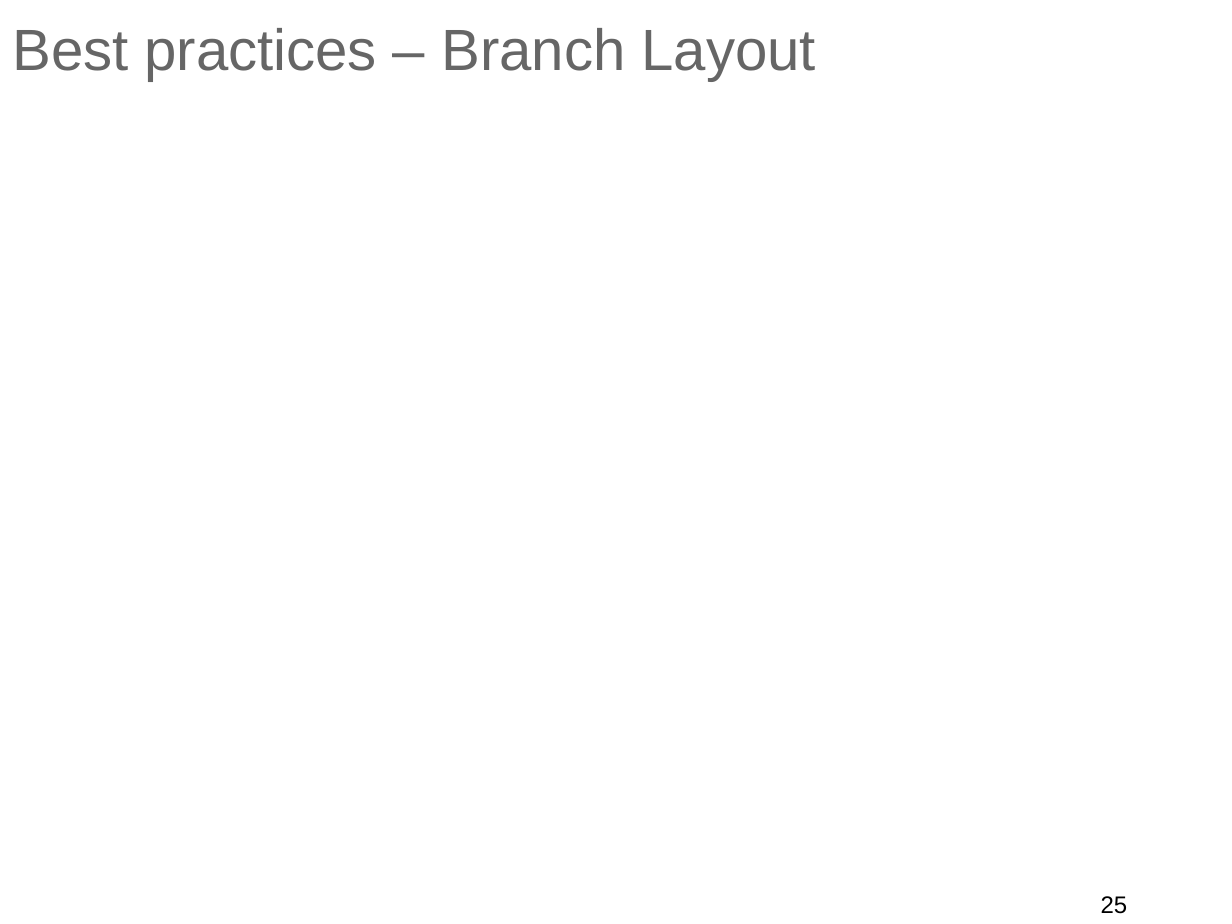
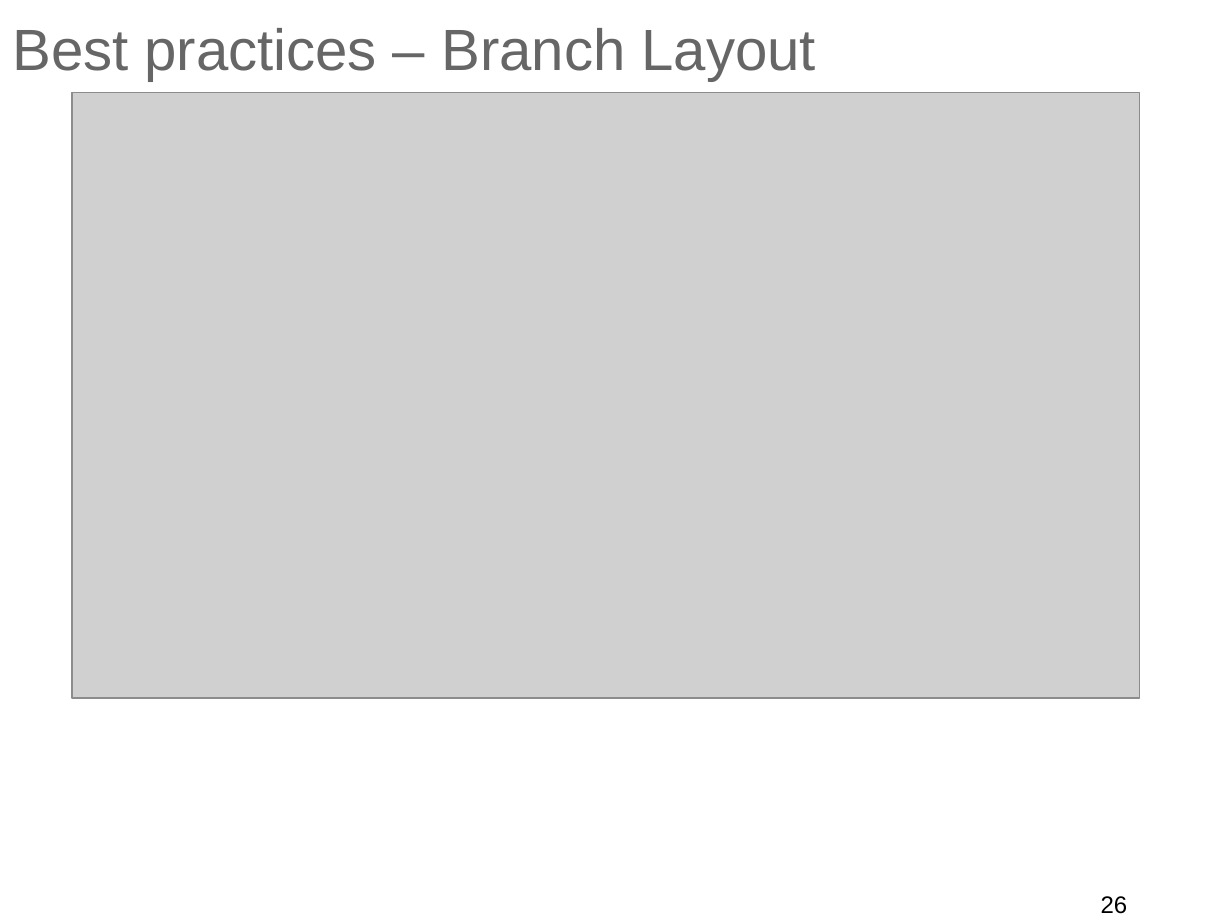
Before and after one commit to ilyaro/mysite, a slide deck: slide 26 of WorkStuff/Courses/Git/Git_Gitlab_Best_Practices/Git_Gitlab_BestPractices.pptx (slide 25 before the commit). Drawn at 1232x924 pixels with LibreOffice and Linux fonts; fonts in the diff are those of the drawing; grey boxes stand for pictures; background and template pictures are left out. Boxes give left, top, right and bottom in pixels: in the first picture for what was removed or moved away, otherwise in the second. Text is boxed around its words. In the diff, an @@ line names an element or a change of style, - is before the commit and + after.

```diff
--- a/WorkStuff/Courses/Git/Git_Gitlab_Best_Practices/Git_Gitlab_BestPractices.pptx
+++ b/WorkStuff/Courses/Git/Git_Gitlab_Best_Practices/Git_Gitlab_BestPractices.pptx
@@ picture added at (71, 92, 1140, 699) @@
@@ page number at (1101, 896, 1128, 914): text changed @@
-25
+26
```
Also in this commit, not shown: 4 other slides changed, 1 slide added.
